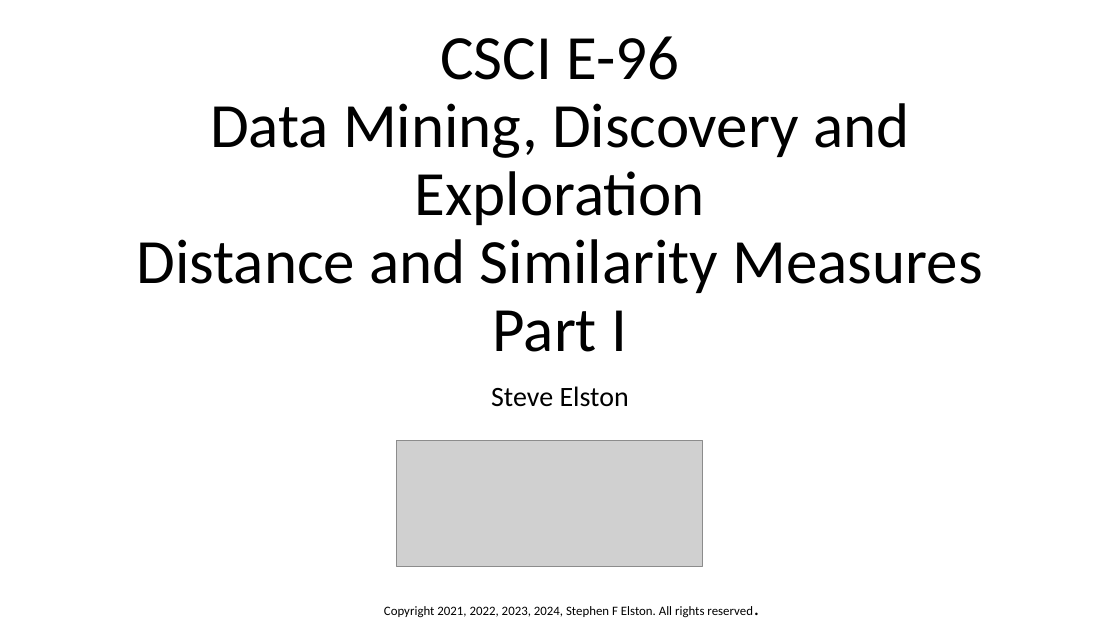
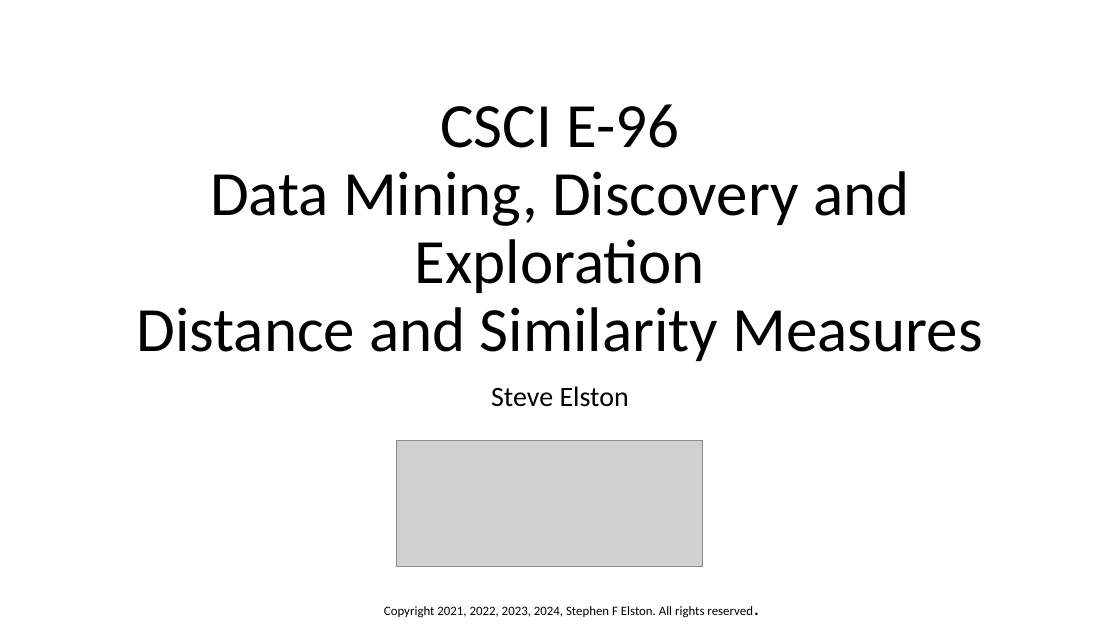
Before and after one commit to StephenElston/CSCI-E-108, a slide deck: slide 1 of slides/4_DistanceAndSimilarityMeasures.pptx. Drawn at 1120x630 pixels with LibreOffice and Linux fonts; fonts in the diff are those of the drawing; grey boxes stand for pictures. Boxes give left, top, right and bottom in pixels: in the first picture for what was removed or moved away, otherwise in the second. Text is boxed around its words. In the diff, an @@ line names an element or a change of style, - is before the commit and + after.

Commit message:
Fixed small typos in slide deck

```diff
--- a/slides/4_DistanceAndSimilarityMeasures.pptx
+++ b/slides/4_DistanceAndSimilarityMeasures.pptx
@@ title at (136, 104, 983, 361): text changed @@
-CSCI E-96
-Data Mining, Discovery and Exploration
-Distance and Similarity Measures
-Part I
+CSCI E-96
+Data Mining, Discovery and Exploration
+Distance and Similarity Measures
```
